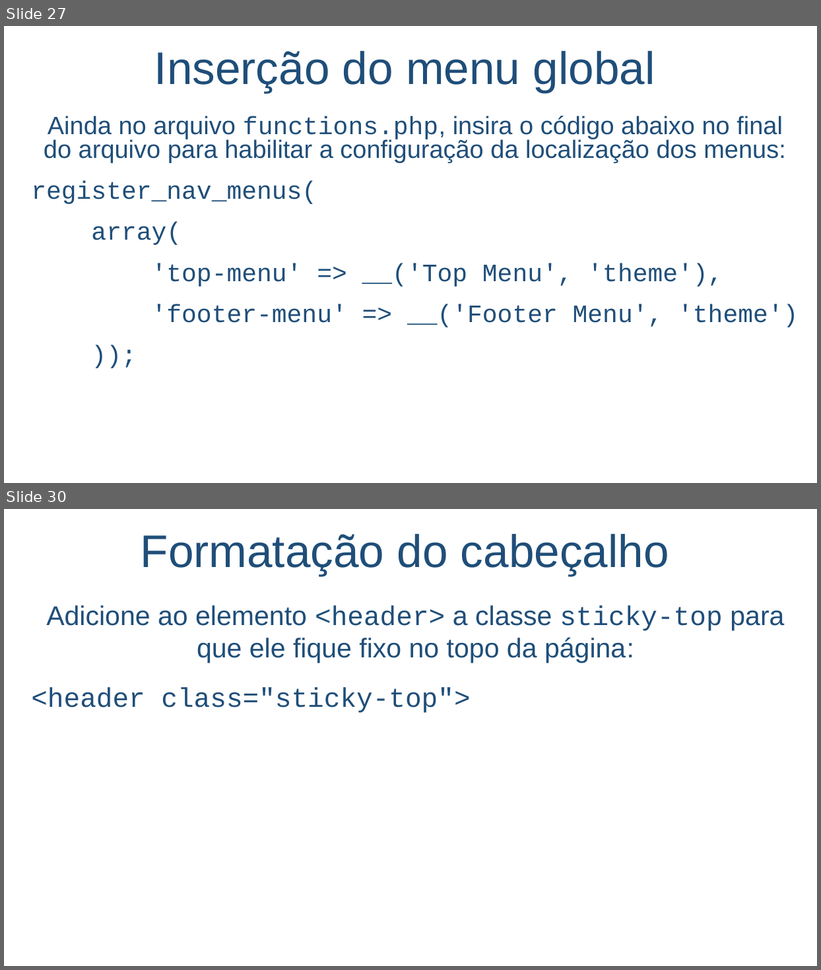
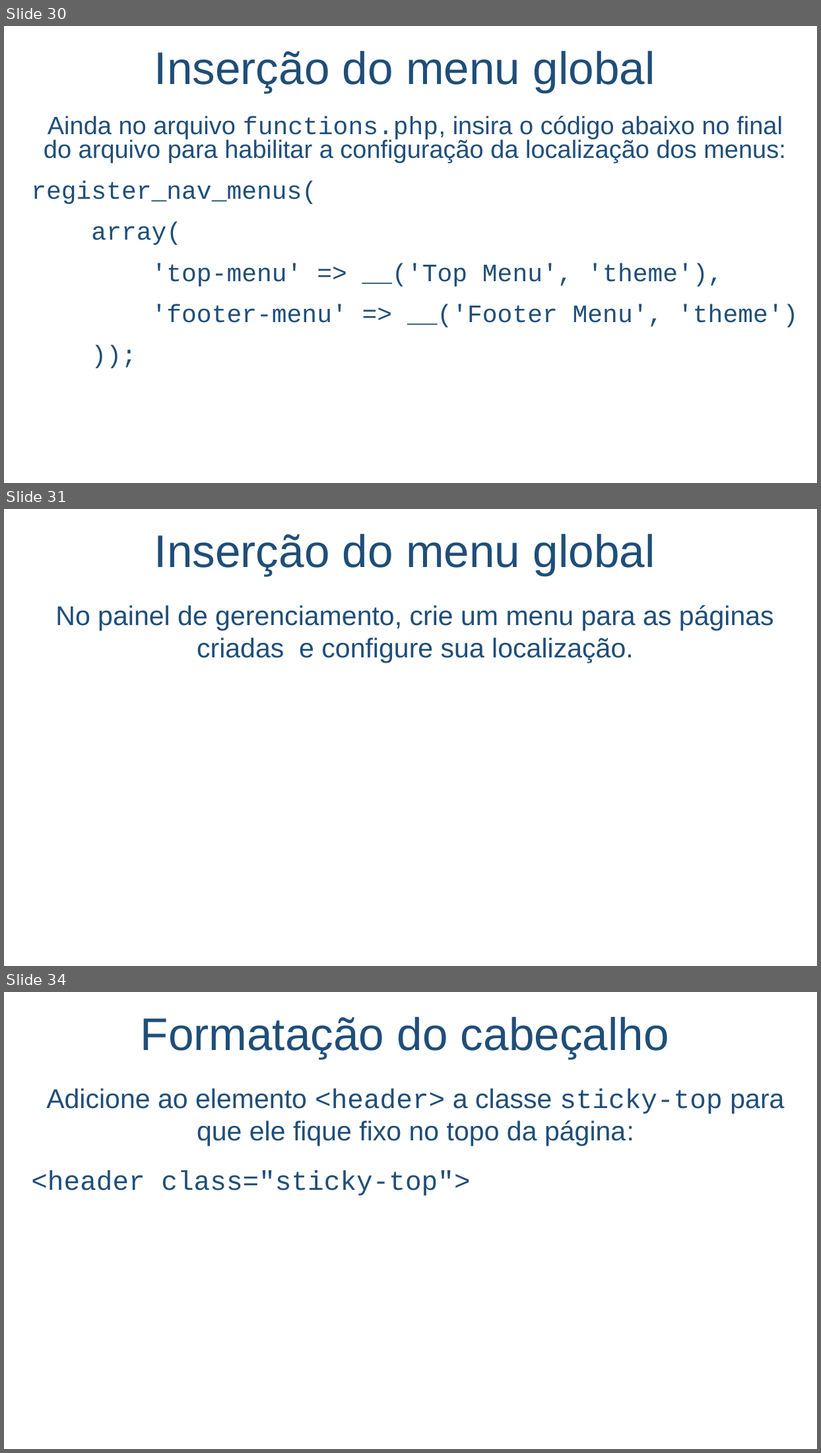
Before and after one commit to salmo-jr/public-slides, a slide deck: wordpress-como-criar-um-novo-tema.pptx. Shown one above the other, each under a label of ours: slides 27 and 30 before the commit, slides 30, 31 and 34 after it; the slides between them are not shown. The pictures are 821x970 and 821x1453 pixels, drawn with LibreOffice and Linux fonts; fonts in the diff are those of the drawing; background and template pictures are left out. Boxes give left, top, right and bottom in pixels: in the first picture for what was removed or moved away, otherwise in the second. Text is boxed around its words. In the diff, an @@ line names an element or a change of style, - is before the commit and + after.

```diff
--- a/wordpress-como-criar-um-novo-tema.pptx
+++ b/wordpress-como-criar-um-novo-tema.pptx
@@ slide 31 added at bbox=[4, 509, 817, 966], background picture (left out) @@
@@ title added at bbox=[154, 533, 655, 576], 54 pt, text #1F4E79 @@
+Inserção do menu global
@@ text added at bbox=[55, 605, 774, 663], 32 pt, text #1F4E79 @@
+No painel de gerenciamento, crie um menu para as páginas criadas e configure sua localização.
@@ what was slide 27 is now slide 30 @@
@@ what was slide 30 is now slide 34 @@
```
Also in this commit, not shown: 7 slides changed, 6 other slides added.
